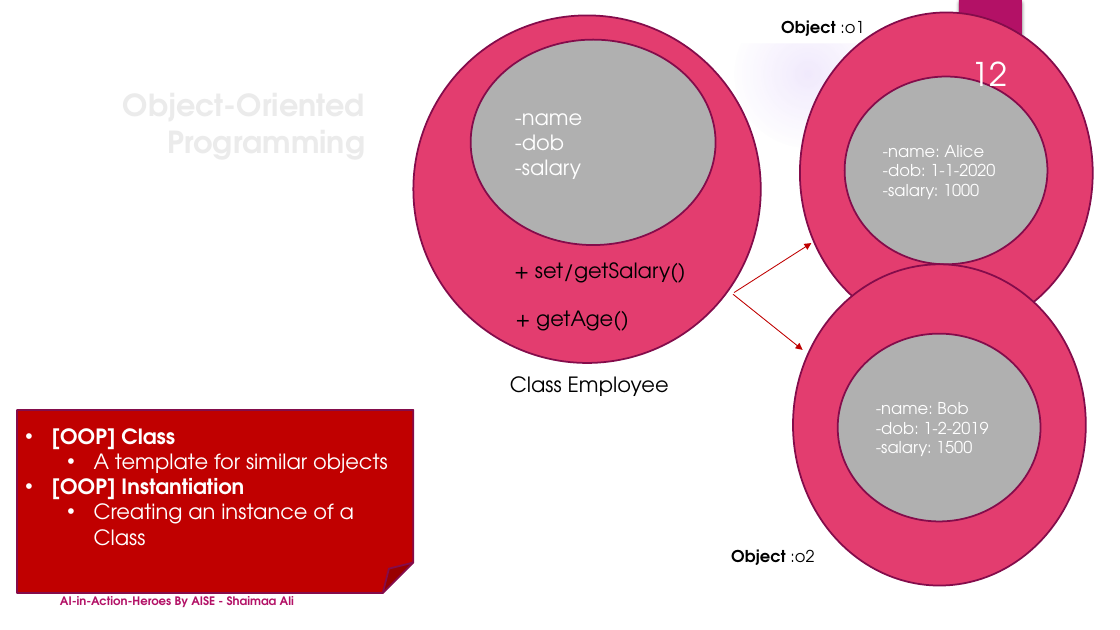
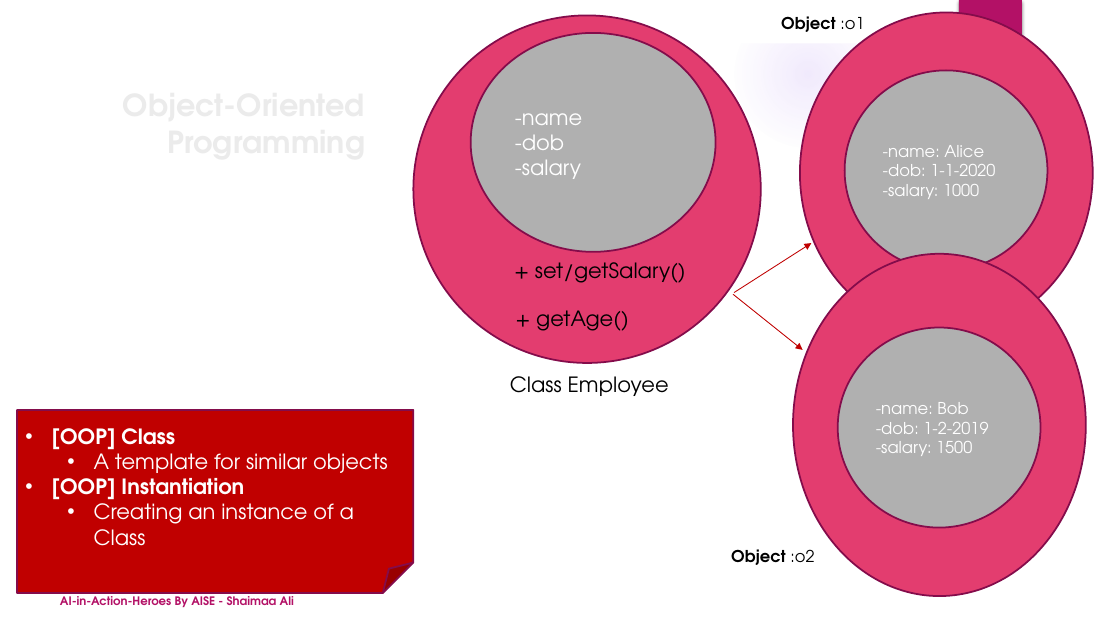
Before and after one commit to DrShaimaaAli/AIinActionHeroes, a slide deck: slide 12 of AIinActionHeroes_Day2_Part1.pptx. Drawn at 1120x630 pixels with LibreOffice and Linux fonts; fonts in the diff are those of the drawing; background and template pictures are left out. Boxes give left, top, right and bottom in pixels: in the first picture for what was removed or moved away, otherwise in the second. Text is boxed around its words. In the diff, an @@ line names an element or a change of style, - is before the commit and + after.

```diff
--- a/AIinActionHeroes_Day2_Part1.pptx
+++ b/AIinActionHeroes_Day2_Part1.pptx
@@ text "Object :o1" rewrapped from [781,20,864,42] to [781,16,864,32] @@
@@ ellipse "-name": place and size @@
-ellipse "-name" at [471,39,716,245]
+ellipse "-name" at [471,33,716,252]
@@ ellipse "-name: Alice": place and size @@
-ellipse "-name: Alice" at [845,76,1048,265]
+ellipse "-name: Alice" at [845,71,1048,271]
@@ page number removed at [971,61,1007,102] @@
-12
@@ ellipse: place and size @@
-ellipse at [793,265,1086,586]
+ellipse at [793,254,1086,596]
@@ ellipse "-name: Bob": place and size @@
-ellipse "-name: Bob" at [838,334,1040,522]
+ellipse "-name: Bob" at [838,328,1040,528]
```
Also in this commit, not shown: 1 other slide changed, 1 other file.
